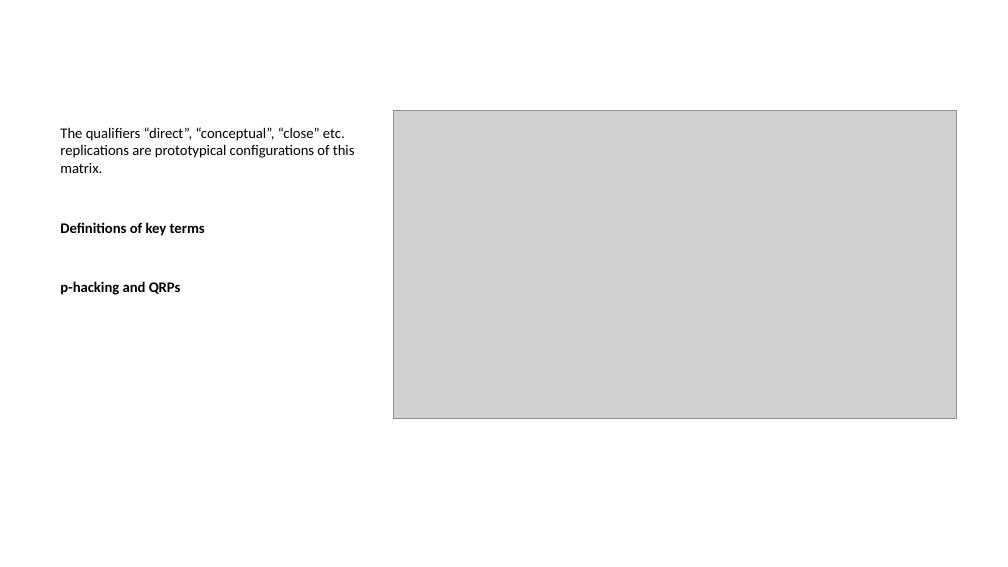
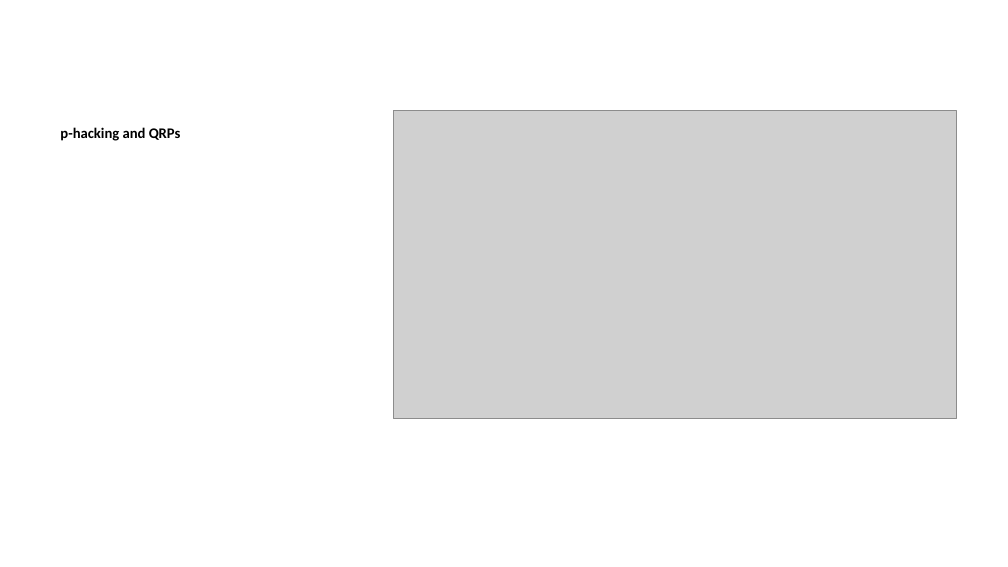
Before and after one commit to lmu-osc/train-the-trainer-student-track-OS, a slide deck: slide 30 of materials/OS-M1/OS-M1-S1-Reproducibility-Replicability/OS-M1-S1-Replicability-slides.pptx (slide 12 before the commit). Drawn at 1008x567 pixels with LibreOffice and Linux fonts; fonts in the diff are those of the drawing; grey boxes stand for pictures. Boxes give left, top, right and bottom in pixels: in the first picture for what was removed or moved away, otherwise in the second. Text is boxed around its words. In the diff, an @@ line names an element or a change of style, - is before the commit and + after.

```diff
--- a/materials/OS-M1/OS-M1-S1-Reproducibility-Replicability/OS-M1-S1-Replicability-slides.pptx
+++ b/materials/OS-M1/OS-M1-S1-Reproducibility-Replicability/OS-M1-S1-Replicability-slides.pptx
@@ text at bbox=[60, 127, 355, 236]: paragraphs removed @@
-The qualifiers “direct”, “conceptual”, “close” etc. replications are prototypical configurations of this matrix.
-Definitions of key terms
```
Also in this commit, not shown: 28 other slides changed, 76 slides added, 5 slides removed, 23 other files.
